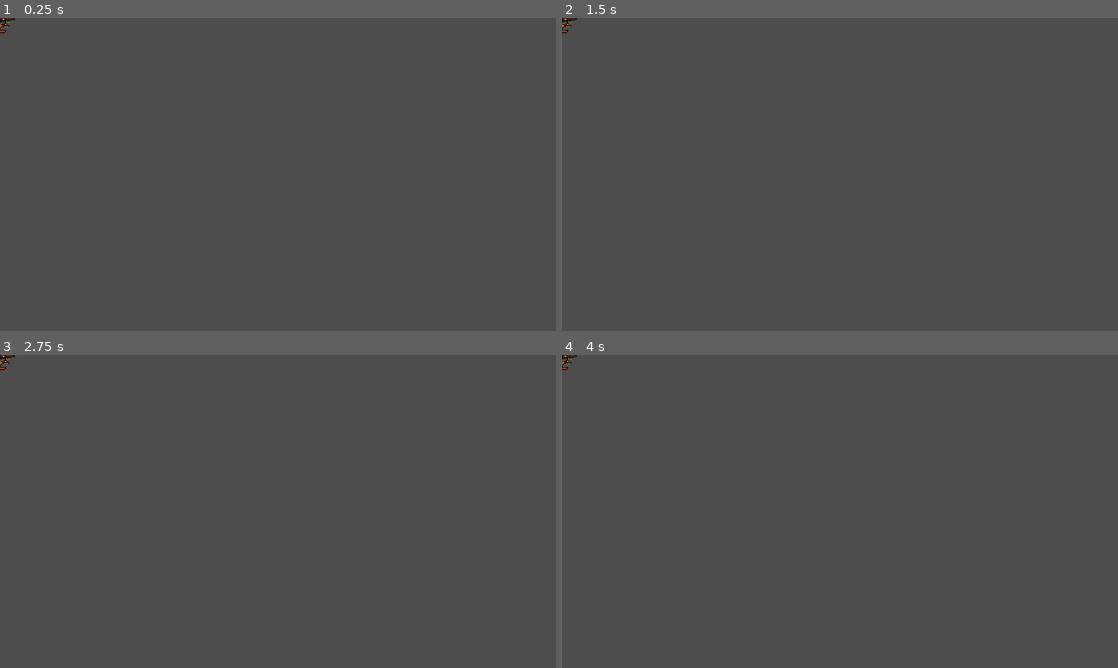
Above: before the commit, frames 1-4 (two rows, left to right).
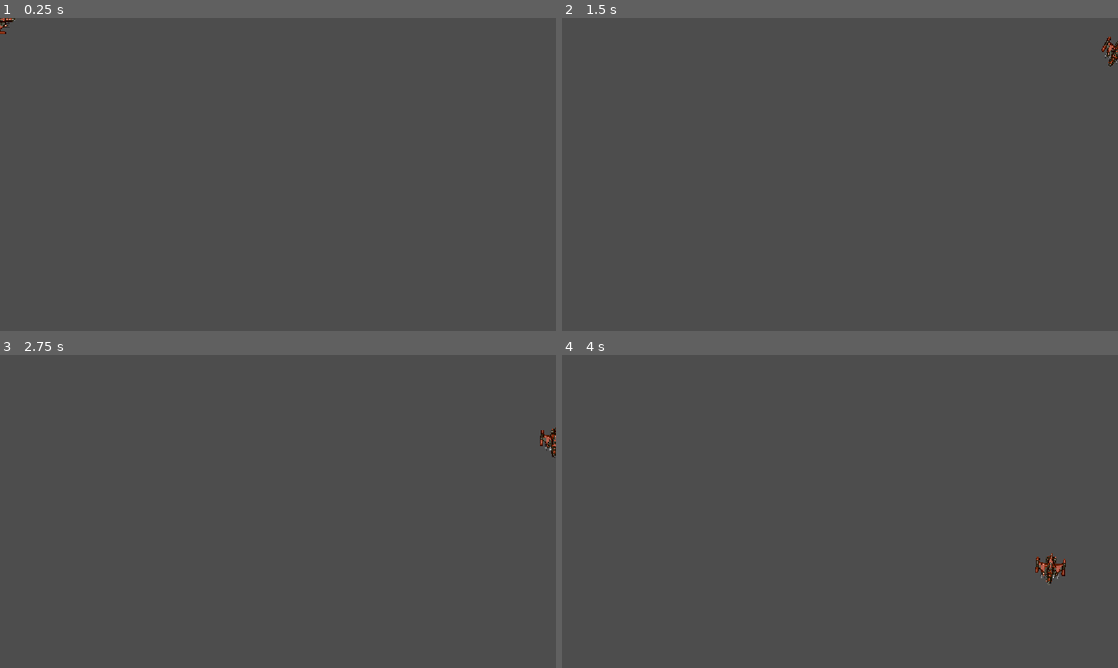
Above: after the commit, the same moments.

Repository: KramStyles/Godot-Tutorials
Game: Godot game, scene res://player/player.tscn
Same seed, same stepped clock (60 frames per second), same inputs: the game is played once before the commit and once after it. Before the commit the project has no main scene; this scene is started directly in both runs.
Inputs:
- Up to frame 1 (0.25 s): no input
- Up to frame 2 (1.5 s): hold Right (rotate_right) 0.53-1.28 s; tap Enter at 1.25 s; hold A (rotate_left) from 1.28 s (still down)
- Up to frame 3 (2.75 s): release A (rotate_left) at 2.03 s; hold Right (rotate_right) from 2.03 s (still down)
- Up to frame 4 (4 s): release Right (rotate_right) at 2.78 s; hold W (thrust) 2.78-3.53 s; hold A (rotate_left) from 3.53 s (still down)

The runs differ from the first frame. In frame 1, less than 0.1% of the frame differs, in the area x 0-3%, y 0-6%; in frame 2, 0.2%; in frame 3, 0.2%; in frame 4, 0.3%, in the area x 0-91%, y 0-74%.

Commit message:
added space ship and moving around the screen

Diff:
--- a/003-space-shooter/player/player.gd
+++ b/003-space-shooter/player/player.gd
@@ -4,14 +4,16 @@
 @export var spin_power = 8000
 
 enum {INIT, ALIVE, INVULNERABLE, DEAD}
-var state = INIT
+var state = ALIVE
 var thrust = Vector2.ZERO
 var rotation_dir = 0
+var screensize = Vector2.ZERO
 
 
 # Called when the node enters the scene tree for the first time.
 func _ready() -> void:
-	pass # Replace with function body.
+	screensize = get_viewport_rect().size
+	print(screensize)
 
 
 # Called every frame. 'delta' is the elapsed time since the previous frame.
@@ -25,8 +27,24 @@
 		return
 	if Input.is_action_pressed("thrust"):
 		thrust = transform.x * engine_power
+	rotation_dir = Input.get_axis("rotate_left", "rotate_right")
 
 
+func _physics_process(delta: float) -> void:
+	constant_force = thrust
+	constant_torque = rotation_dir * spin_power
+
+
+func _integrate_forces(_state: PhysicsDirectBodyState2D) -> void:
+	## This code handles screen wrapping (teleporting the body to the opposite
+	## edge of the screen when it moves off-screen, like in Asteroids)
+	## inside Godot's physics engine.
+	var xform = _state.transform
+	# use wrapf to keep the position bounded between 0 & screensize(x,y).
+	# if it moves pass right, teleports to left and vice versa
+	xform.origin.x = wrapf(xform.origin.x, 0, screensize.x)
+	xform.origin.y = wrapf(xform.origin.y, 0, screensize.y)
+	_state.transform = xform
 
 
 func change_state(new_state):
--- a/003-space-shooter/project.godot
+++ b/003-space-shooter/project.godot
@@ -11,6 +11,7 @@
 [application]
 
 config/name="003 Space Shooter"
+run/main_scene="uid://dsotfmhorq4yw"
 config/features=PackedStringArray("4.7", "Forward Plus")
 config/icon="res://icon.svg"
 
@@ -49,7 +50,7 @@
 [physics]
 
 3d/physics_engine="Jolt Physics"
-2d/default_gravity=0.0
+2d/default_gravity=98.0
 2d/default_linear_damp=1.0
 2d/default_angular_damp=5.0
 
